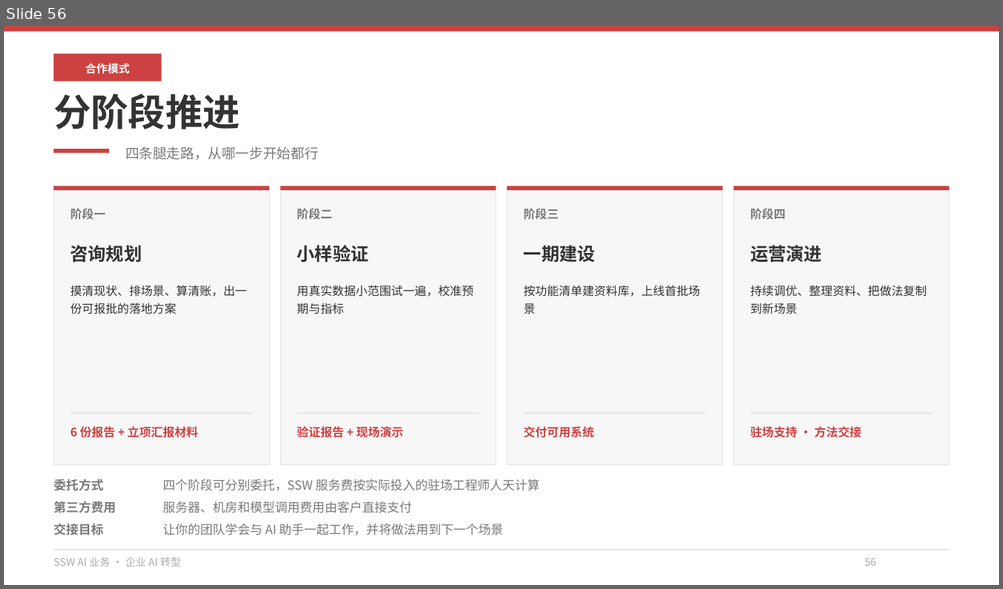
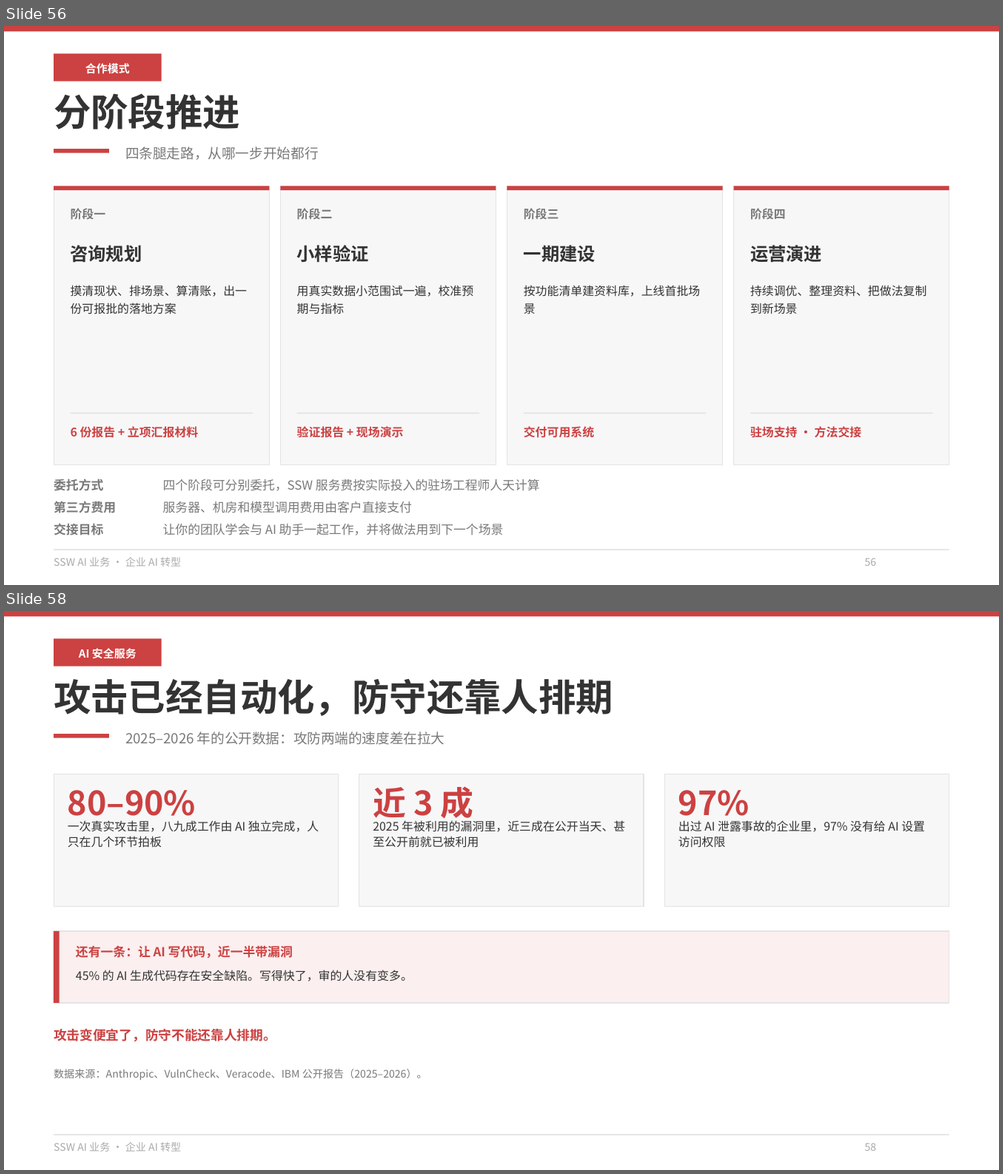
Before and after one commit to hveraus/ssw-business, a slide deck: SSW AI 业务_v2/SSW AI 业务_v3.pptx. Shown one above the other, each under a label of ours: slide 56 before the commit, slides 56 and 58 after it; the slides between them are not shown. The pictures are 1003x589 and 1003x1174 pixels, drawn with LibreOffice and Linux fonts; fonts in the diff are those of the drawing. Boxes give left, top, right and bottom in pixels: in the first picture for what was removed or moved away, otherwise in the second. Text is boxed around its words. In the diff, an @@ line names an element or a change of style, - is before the commit and + after.

Commit message:
新增第八部分 AI 安全服务（11 页），全篇 60→71 页
- 取材信息安全部门《AI时代应用安全方案》20 页，压缩为 11 页：威胁数据 / 三个风险口 / 现有产品盲区 / 三项服务总览
- 三项服务各一页，统一写「解决的问题 + 怎么做 + 预计成果 + 周期」：业务漏洞体检、AI 产出审核、AI 助手安全护栏
- 服务二按 Ken 要求改写：不限研发，覆盖同事自搭小工具、AI 写的外包代码、AI 产出的对外内容
- 系统安全架构从附录提到正文单独一页（四层 + 三条边界）
- 删「三件真事」；不写按年收费与报价占位，一律驻场人天；具名第三方全部匿名化
- 技术词白话化：接口→系统、越权→越界、复现→重现、组件→零件
- 页码重排：数据安全 P68、结束页 P69、附录 P70–P71；封面目录与导航九宫格改 3×3；AGENTS.md 同步

```diff
--- a/SSW AI 业务_v2/SSW AI 业务_v3.pptx
+++ b/SSW AI 业务_v2/SSW AI 业务_v3.pptx
@@ slide 58 added at (x1=4, y1=611, x2=999, y2=1170), background #FFFFFF @@
@@ rectangle added at (x1=4, y1=611, x2=999, y2=1170), fill #FFFFFF, outline #FFFFFF 0.75 pt @@
@@ rectangle added at (x1=4, y1=611, x2=999, y2=617), fill #CC4141 @@
@@ rectangle added at (x1=54, y1=639, x2=161, y2=667), fill #CC4141 @@
@@ text added at (x1=79, y1=648, x2=136, y2=659), 8 pt, text #FFFFFF, bold @@
+AI 安全服务
@@ text added at (x1=54, y1=679, x2=613, y2=716), 27 pt, text #333333, bold @@
+攻击已经自动化，防守还靠人排期
@@ rectangle added at (x1=54, y1=735, x2=109, y2=738), fill #CC4141 @@
@@ text added at (x1=125, y1=732, x2=445, y2=745), 10 pt, text #797979 @@
+2025–2026 年的公开数据：攻防两端的速度差在拉大
@@ rectangle added at (x1=54, y1=774, x2=338, y2=906), fill #F7F7F8, outline #E3E3E6 0.75 pt @@
@@ rectangle added at (x1=359, y1=774, x2=643, y2=906), fill #F7F7F8, outline #E3E3E6 0.75 pt @@
@@ text added at (x1=373, y1=786, x2=474, y2=824), 24 pt, text #CC4141, bold @@
+近 3 成
@@ rectangle added at (x1=664, y1=774, x2=949, y2=906), fill #F7F7F8, outline #E3E3E6 0.75 pt @@
@@ text added at (x1=68, y1=790, x2=196, y2=824), 24 pt, text #CC4141, bold @@
+80–90%
@@ text added at (x1=678, y1=790, x2=749, y2=824), 24 pt, text #CC4141, bold @@
+97%
@@ text added at (x1=68, y1=820, x2=318, y2=848), 8.5 pt, text #333333 @@
+一次真实攻击里，八九成工作由 AI 独立完成，人只在几个环节拍板
@@ text added at (x1=373, y1=820, x2=625, y2=848), 8.5 pt, text #333333 @@
+2025 年被利用的漏洞里，近三成在公开当天、甚至公开前就已被利用
@@ text added at (x1=678, y1=820, x2=925, y2=848), 8.5 pt, text #333333 @@
+出过 AI 泄露事故的企业里，97% 没有给 AI 设置访问权限
@@ rectangle added at (x1=54, y1=931, x2=949, y2=1003), fill #FBEFEF, outline #E3E3E6 0.75 pt @@
@@ rectangle added at (x1=54, y1=931, x2=60, y2=1003), fill #CC4141 @@
@@ text added at (x1=76, y1=945, x2=293, y2=958), 9 pt, text #CC4141, bold @@
+还有一条：让 AI 写代码，近一半带漏洞
@@ text added at (x1=76, y1=970, x2=412, y2=982), 8.5 pt, text #333333 @@
+45% 的 AI 生成代码存在安全缺陷。写得快了，审的人没有变多。
@@ text added at (x1=54, y1=1029, x2=276, y2=1042), 9.5 pt, text #CC4141, bold @@
+攻击变便宜了，防守不能还靠人排期。
@@ text added at (x1=54, y1=1069, x2=427, y2=1080), 7.5 pt, text #797979 @@
+数据来源：Anthropic、VulnCheck、Veracode、IBM 公开报告（2025–2026）。
@@ rectangle added at (x1=54, y1=1134, x2=949, y2=1135), fill #E3E3E6 @@
@@ text added at (x1=54, y1=1142, x2=181, y2=1152), 7.5 pt, text #AAAAAA @@
+SSW AI 业务 · 企业 AI 转型
@@ text added at (x1=865, y1=1144, x2=876, y2=1151), 7.5 pt, text #AAAAAA @@
+58
```
Also in this commit, not shown: 4 slides changed, 10 other slides added, 2 other files.
